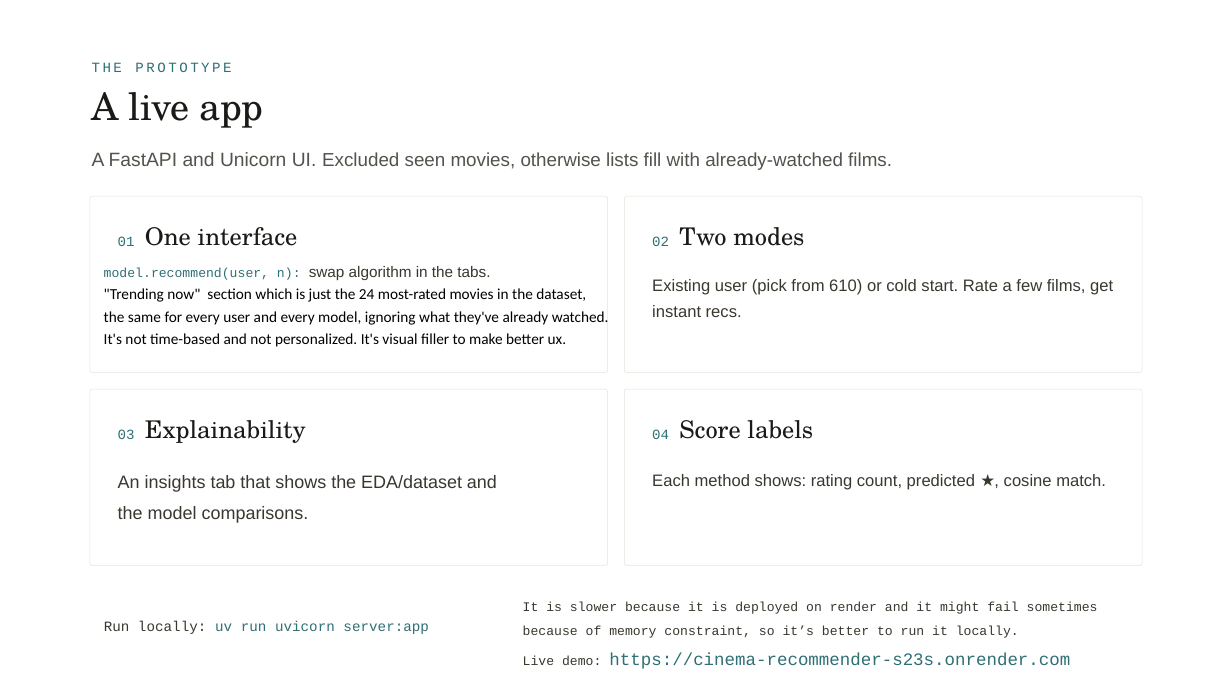
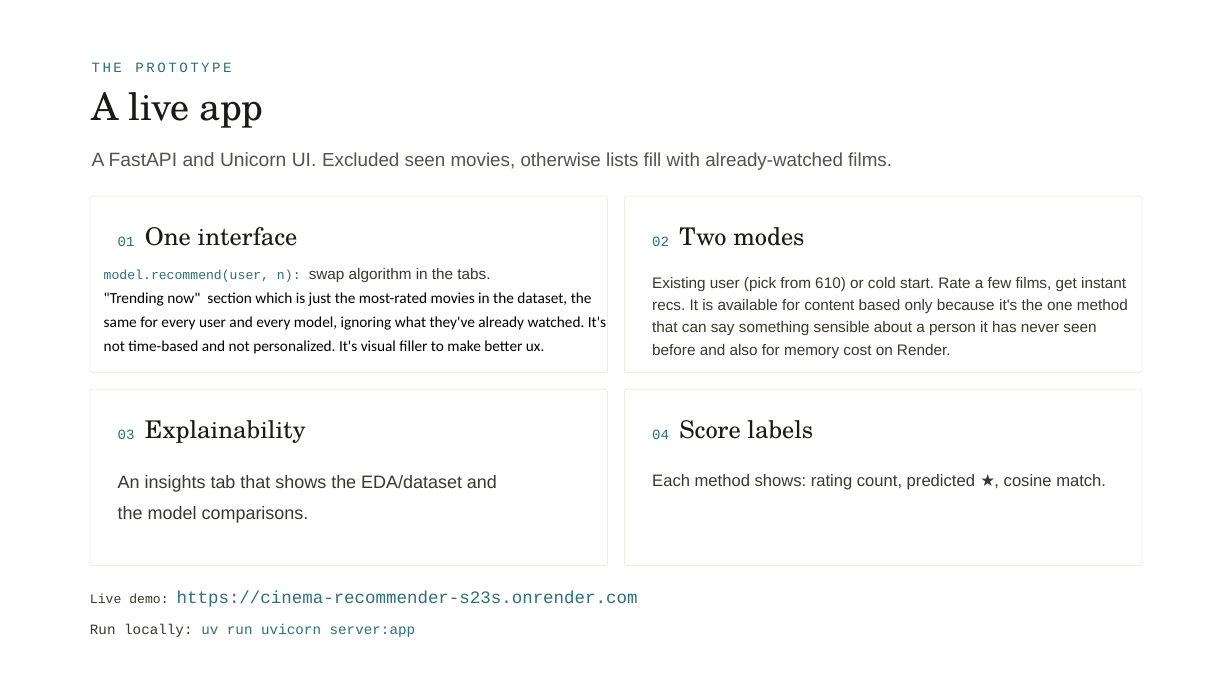
Before and after one commit to Gyiben/RecSys-Movies, a slide deck: slide 19 of slide deck RecSys.pptx. Drawn at 1232x693 pixels with LibreOffice and Linux fonts; fonts in the diff are those of the drawing. Boxes give left, top, right and bottom in pixels: in the first picture for what was removed or moved away, otherwise in the second. Text is boxed around its words. In the diff, an @@ line names an element or a change of style, - is before the commit and + after.

Commit message:
last improvements

```diff
--- a/slide deck RecSys.pptx
+++ b/slide deck RecSys.pptx
@@ text at (x1=104, y1=268, x2=490, y2=282): line spacing 1.22 to 1.32 @@
@@ text at (x1=104, y1=292, x2=606, y2=354): text changed @@
-"Trending now" section which is just the 24 most-rated movies in the dataset, the same for every user and every model, ignoring what they've already watched. It's not time-based and not personalized. It's visual filler to make better ux.
+"Trending now" section which is just the most-rated movies in the dataset, the same for every user and every model, ignoring what they've already watched. It's not time-based and not personalized. It's visual filler to make better ux.
@@ text at (x1=652, y1=277, x2=1128, y2=358): text changed; size 19.4 to 17.9 pt @@
-Existing user (pick from 610) or cold start. Rate a few films, get instant recs.
+Existing user (pick from 610) or cold start. Rate a few films, get instant recs. It is available for content based only because it's the one method that can say something sensible about a person it has never seen before and also for memory cost on Render.
@@ text "Live demo: https://cinema-recommender-s23s.onrender.com" moved from (x1=523, y1=602, x2=1098, y2=669) to (x1=90, y1=591, x2=638, y2=607) @@
@@ text "Run locally: uv run uvicorn ..." moved from (x1=104, y1=621, x2=429, y2=634) to (x1=90, y1=624, x2=416, y2=637) @@
@@ text at (x1=523, y1=602, x2=1098, y2=638): paragraph removed @@
-It is slower because it is deployed on render and it might fail sometimes because of memory constraint, so it’s better to run it locally.
```
